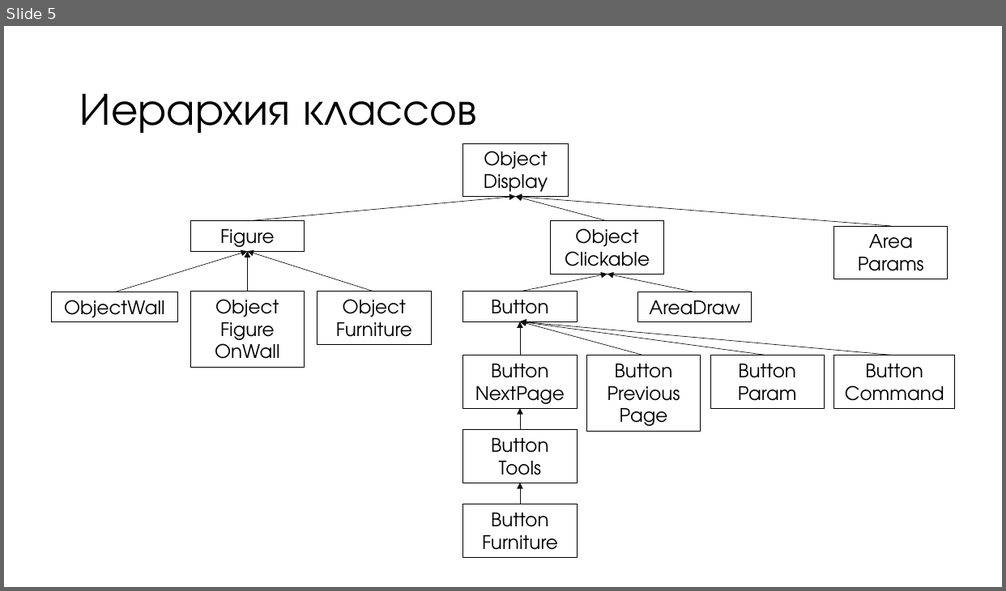
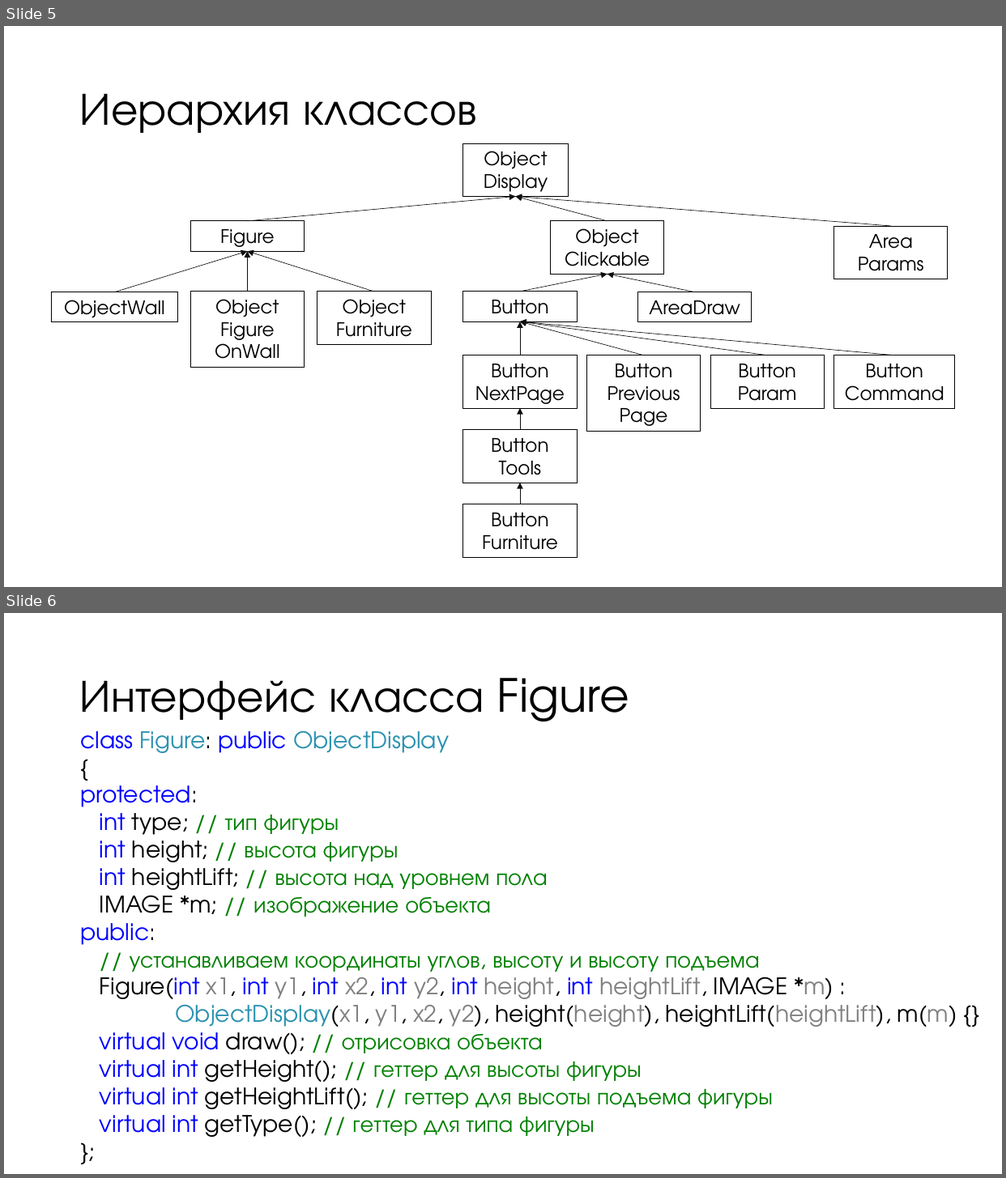
Before and after one commit to vladaderina/The-program-for-furniture-placement, a slide deck: Программа для размещения мебели.pptx. Shown one above the other, each under a label of ours: slide 5 before the commit, slides 5 and 6 after it. The pictures are 1006x591 and 1006x1178 pixels, drawn with LibreOffice and Linux fonts; fonts in the diff are those of the drawing. Boxes give left, top, right and bottom in pixels: in the first picture for what was removed or moved away, otherwise in the second. Text is boxed around its words. In the diff, an @@ line names an element or a change of style, - is before the commit and + after.

```diff
--- a/Программа для размещения мебели.pptx
+++ b/Программа для размещения мебели.pptx
@@ slide 6 added at (4,613,1002,1174), background #FFFFFF @@
@@ title added at (80,678,629,722), 44 pt, text #000000 @@
+Интерфейс класса Figure
@@ text added at (80,730,957,1137), 22 pt, text #008000 @@
+class Figure: public ObjectDisplay
+{
+protected:
+int type; // тип фигуры
+int height; // высота фигуры
+int heightLift; // высота над уровнем пола
+IMAGE *m; // изображение объекта
+public:
+// устанавливаем координаты углов, высоту и высоту подъема
+Figure(int x1, int y1, int x2, int y2, int height, int heightLift, IMAGE *m) :
+ObjectDisplay(x1, y1, x2, y2), height(height), heightLift(heightLift), m(m) {}
+virtual void draw(); // отрисовка объекта
+virtual int getHeight(); // геттер для высоты фигуры
+virtual int getHeightLift(); // геттер для высоты подъема фигуры
+virtual int getType(); // геттер для типа фигуры
+};
```
Also in this commit, not shown: 1 slide changed, 6 other slides added.
